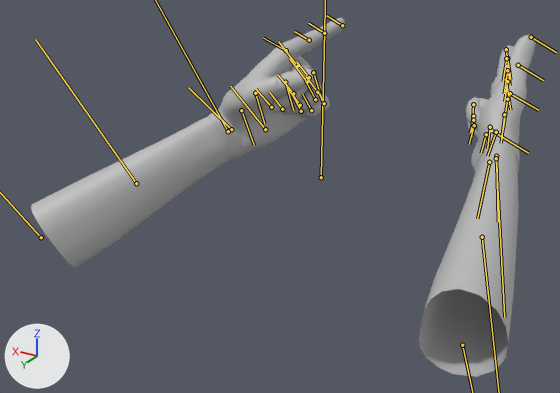
An edit to the FBX model Art Share/TeensySummer/images/PLAYER/ANIM_playerLeft_AFK1.fbx, drawn before and after from the same camera.
Before and after are seen from a camera (50 mm lens) standing at (-0.357, 0.681, 0.308) and looking at (0.034, 0.029, -0.018). Arrows for +X, +Y and +Z are at lower left; the lights stay in place. Both versions are drawn at frame 444 of the action 'Take 001'; the numbers are the values there. The bones that bend it are drawn over the model as lines.

In view in the first picture: 'MESH_player'.
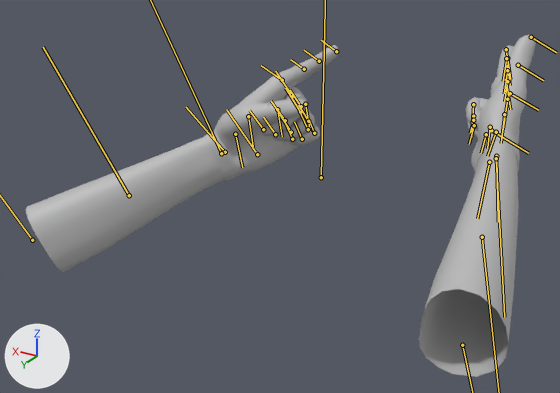
What changed in the scene script:
```text
Change bone_l_armlower_skin:
    where bone_l_armlower_skin = bpy.data.objects['Armature'].pose.bones['l_armLower_skin']  # child of 'root'
    bone_l_armlower_skin.location: (3.53, -7.28, -12.74) -> (4.87, -8.93, -15.91)
    bone_l_armlower_skin.rotation_quaternion: (0.907, 0.052, -0.32, 0.27) -> (0.909, 0.034, -0.35, 0.224)  # degrees (-6, -37, 35) -> degrees (-7, -41, 30)
Change bone_l_fingerthumb0_skin:
    where bone_l_fingerthumb0_skin = bpy.data.objects['Armature'].pose.bones['l_fingerThumb0_skin']  # child of 'l_hand_skin'
    bone_l_fingerthumb0_skin.rotation_quaternion: (0.94, 0.206, -0.037, 0.271) -> (0.943, 0.184, -0.037, 0.273)  # degrees (22, -10, 30) -> degrees (19, -10, 31)
Change bone_l_fingerthumb2_skin:
    where bone_l_fingerthumb2_skin = bpy.data.objects['Armature'].pose.bones['l_fingerThumb2_skin']  # child of 'l_fingerThumb1_skin'
    bone_l_fingerthumb2_skin.rotation_quaternion: (0.999, 0.0, 0.046, 0.0) -> (1.0, 0.0, -0.022, 0.0)  # degrees (0, 5, 0) -> degrees (0, -3, 0)
Change bone_l_fingerindex0_skin:
    where bone_l_fingerindex0_skin = bpy.data.objects['Armature'].pose.bones['l_fingerIndex0_skin']  # child of 'l_hand_skin'
    bone_l_fingerindex0_skin.rotation_quaternion: (0.925, 0.042, -0.364, 0.106) -> (0.936, 0.037, -0.334, 0.105)  # degrees (0, -43, 13) -> degrees (0, -39, 13)
Change bone_l_fingerindex2_skin:
    where bone_l_fingerindex2_skin = bpy.data.objects['Armature'].pose.bones['l_fingerIndex2_skin']  # child of 'l_fingerIndex1_skin'
    bone_l_fingerindex2_skin.rotation_quaternion: (1.0, 0.0, 0.009, 0.0) -> (0.999, 0.0, 0.037, 0.0)  # degrees (0, 1, 0) -> degrees (0, 4, 0)
Change bone_l_fingermiddle2_skin:
    where bone_l_fingermiddle2_skin = bpy.data.objects['Armature'].pose.bones['l_fingerMiddle2_skin']  # child of 'l_fingerMiddle1_skin'
    bone_l_fingermiddle2_skin.rotation_quaternion: (0.97, 0.0, -0.243, 0.0) -> (0.949, 0.0, -0.314, 0.0)  # degrees (0, -28, 0) -> degrees (0, -37, 0)
```

What differs and where, as boxes [x1, y1, x2, y2] in the pictures (560 x 393 px):
'MESH_player', posed
    before: [31, 18, 536, 377]
    after: [25, 35, 536, 377]
bone 'l_fingerThumb0_skin', root to tip
    before: (241, 110) to (254, 145)
    after: (235, 134) to (242, 167)
bone 'l_fingerThumb2_skin', root to tip
    before: (285, 82) to (293, 110)
    after: (277, 109) to (282, 136)
bone 'l_fingerIndex0_skin', root to tip
    before: (286, 50) to (263, 38)
    after: (282, 80) to (261, 65)
bone 'l_fingerIndex2_skin', root to tip
    before: (324, 33) to (308, 23)
    after: (319, 61) to (304, 50)
bone 'l_fingerMiddle2_skin', root to tip
    before: (293, 93) to (278, 75)
    after: (285, 120) to (271, 101)
